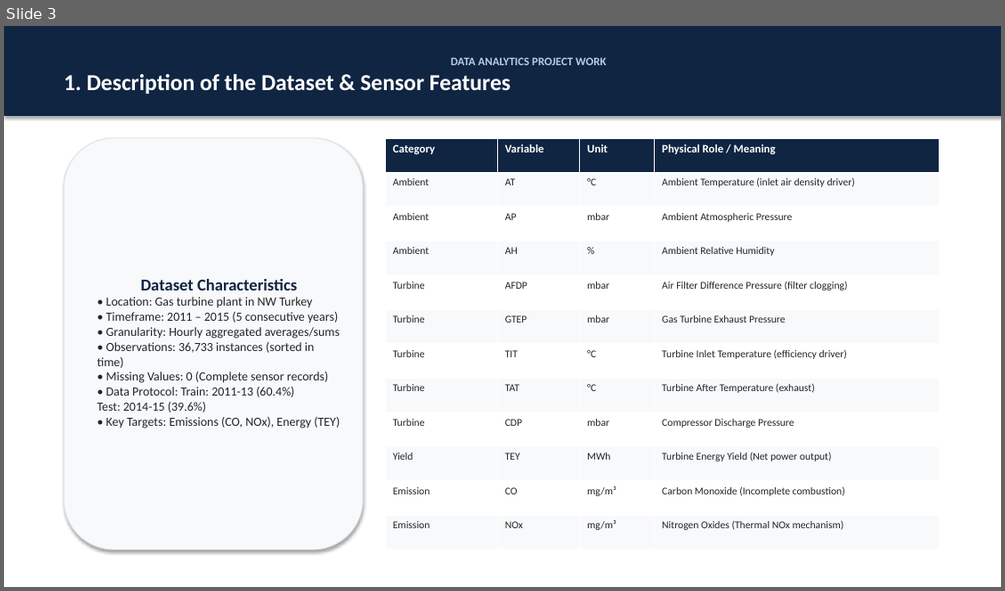
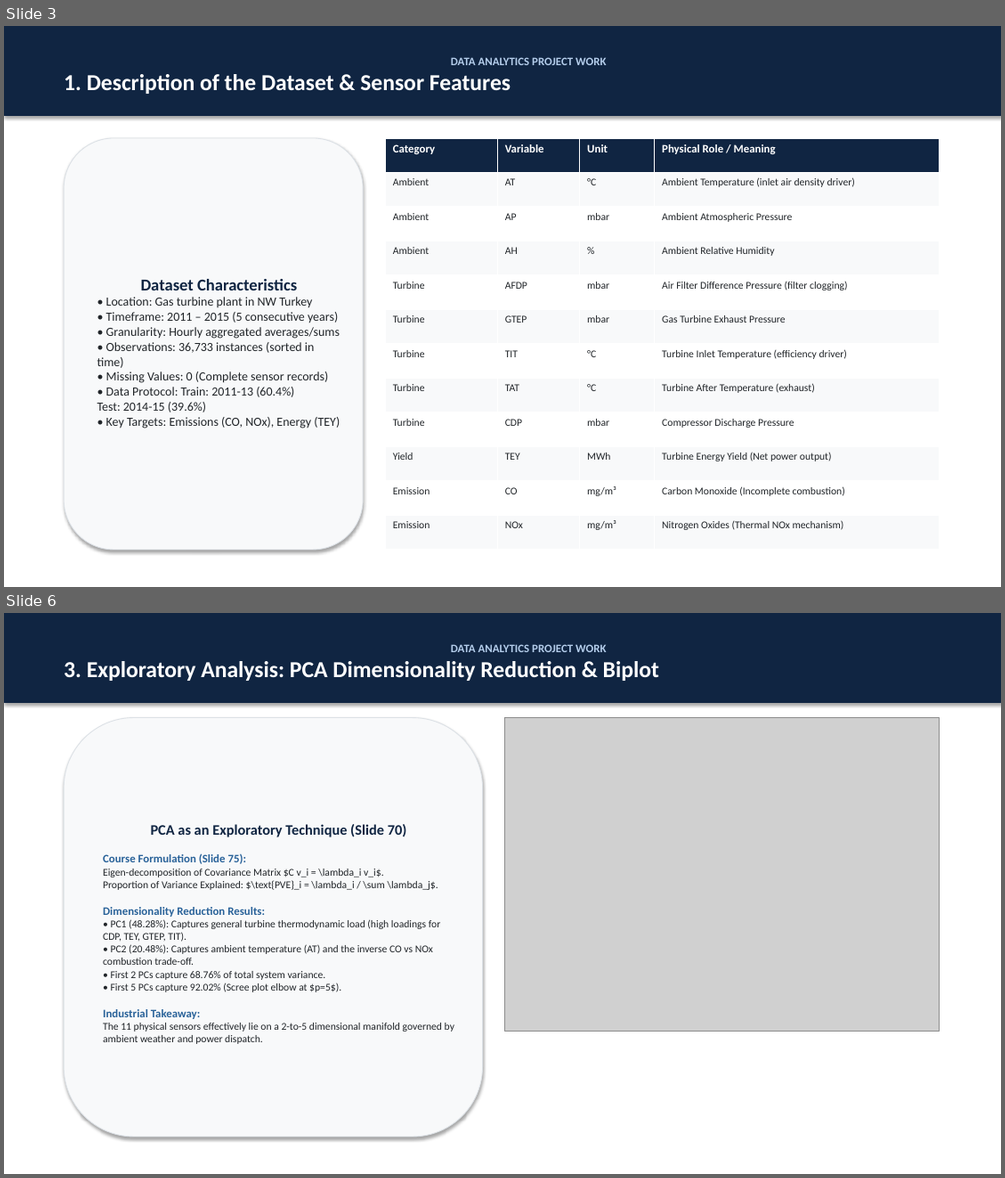
Before and after one commit to guidomariadifiore/DataAnalysisProject, a slide deck: presentation.pptx. Shown one above the other, each under a label of ours: slide 3 before the commit, slides 3 and 6 after it; the slides between them are not shown. The pictures are 1005x591 and 1005x1178 pixels, drawn with LibreOffice and Linux fonts; fonts in the diff are those of the drawing; grey boxes stand for pictures. Boxes give left, top, right and bottom in pixels: in the first picture for what was removed or moved away, otherwise in the second. Text is boxed around its words. In the diff, an @@ line names an element or a change of style, - is before the commit and + after.

```diff
--- a/presentation.pptx
+++ b/presentation.pptx
@@ slide 6 added at (4, 613, 1001, 1174), background #FFFFFF @@
@@ rectangle added at (4, 613, 1001, 703), fill #102542, outline #102542 0.75 pt, 22 pt, text #FFFFFF, bold @@
+DATA ANALYTICS PROJECT WORK
+3. Exploratory Analysis: PCA Dimensionality Reduction & Biplot
@@ rounded rectangle added at (64, 718, 483, 1136), fill #F8F9FA, outline #DCE1E6 0.75 pt, 10 pt, text #212529 @@
+PCA as an Exploratory Technique (Slide 70)
+Course Formulation (Slide 75):
+Eigen-decomposition of Covariance Matrix $C v_i = \lambda_i v_i$.
+Proportion of Variance Explained: $\text{PVE}_i = \lambda_i / \sum \lambda_j$.
+Dimensionality Reduction Results:
+• PC1 (48.28%): Captures general turbine thermodynamic load (high loadings for CDP, TEY, GTEP, TIT).
+• PC2 (20.48%): Captures ambient temperature (AT) and the inverse CO vs NOx combustion trade-off.
+• First 2 PCs capture 68.76% of total system variance.
+• First 5 PCs capture 92.02% (Scree plot elbow at $p=5$).
+Industrial Takeaway:
+The 11 physical sensors effectively lie on a 2-to-5 dimensional manifold governed by ambient weather and power dispatch.
@@ picture added at (505, 718, 938, 1031) @@
```
Also in this commit, not shown: 1 slide changed, 1 other slide added, 8 other files.
